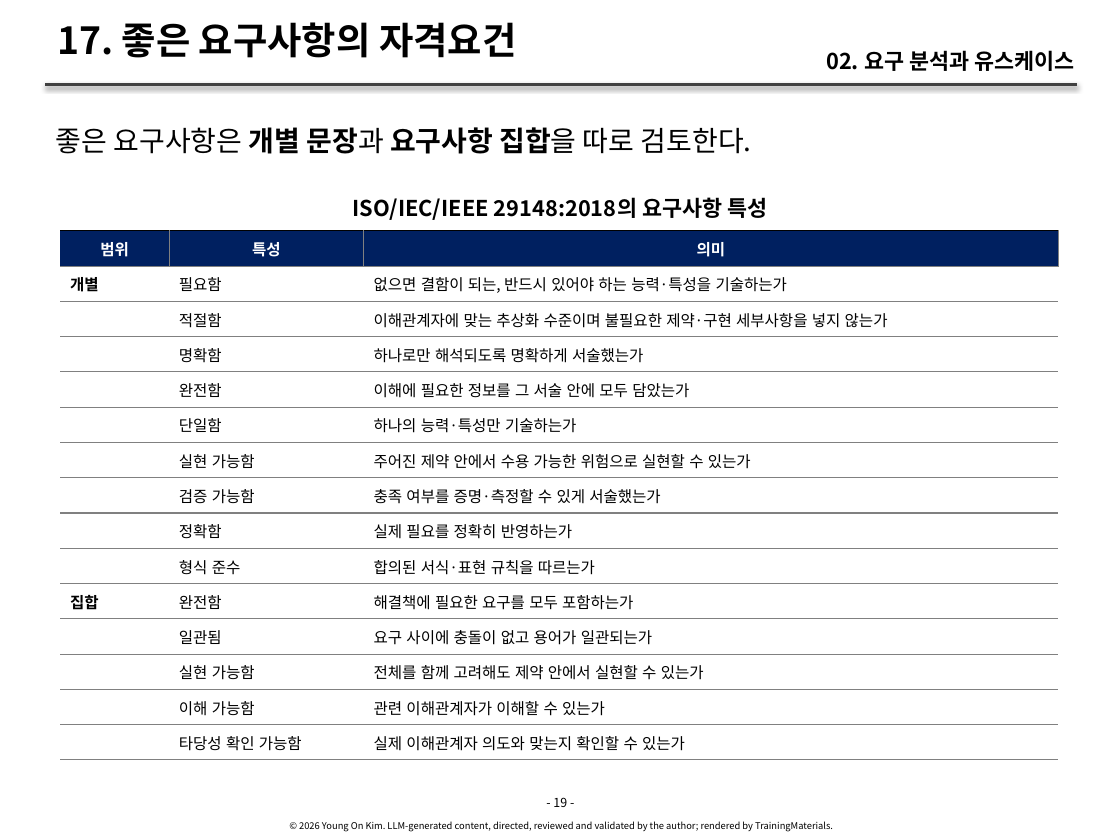
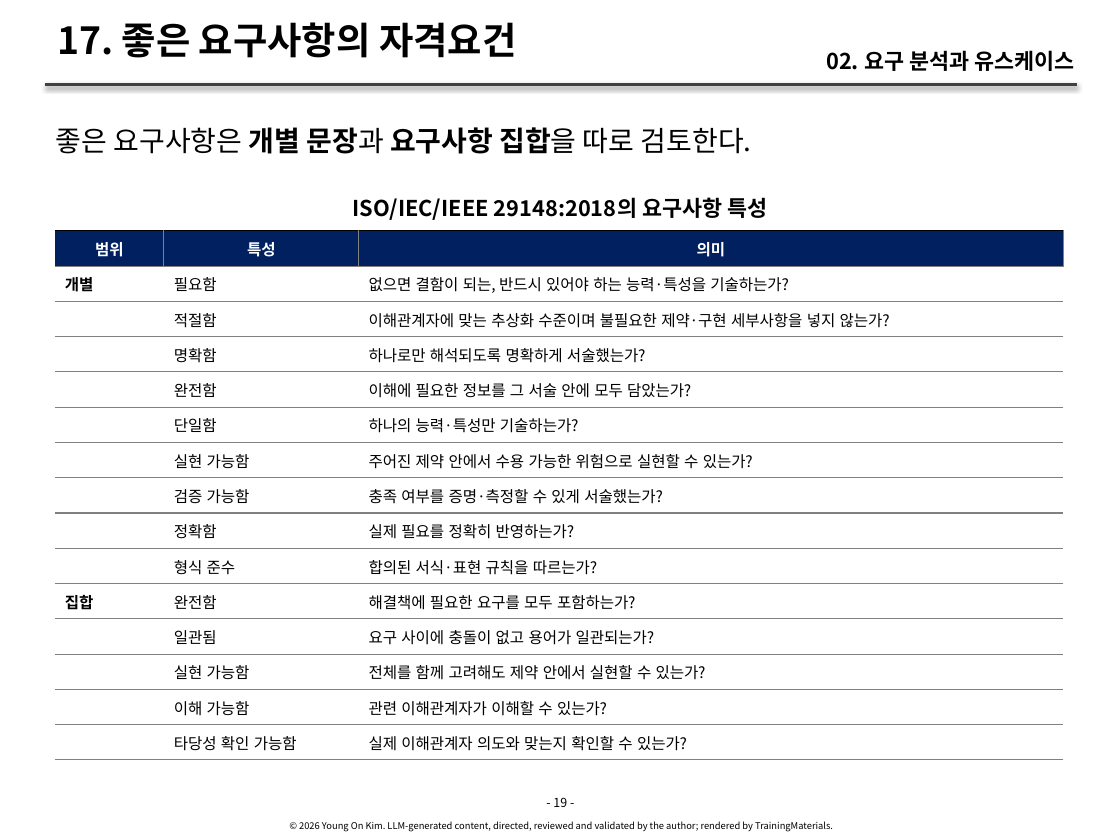
Before and after one commit to YoungSan77/TrainingMaterials, a slide deck: slide 19 of courses/ooad/sessions/s02.pptx. Drawn at 1120x840 pixels with LibreOffice and Linux fonts; fonts in the diff are those of the drawing. Boxes give left, top, right and bottom in pixels: in the first picture for what was removed or moved away, otherwise in the second. Text is boxed around its words. In the diff, an @@ line names an element or a change of style, - is before the commit and + after.

```diff
--- a/courses/ooad/sessions/s02.pptx
+++ b/courses/ooad/sessions/s02.pptx
@@ table at (55,231,1063,755) @@
-row 2, column 3: 없으면 결함이 되는, 반드시 있어야 하는 능력·특성을 기술하는가
+row 2, column 3: 없으면 결함이 되는, 반드시 있어야 하는 능력·특성을 기술하는가?
-row 3, column 3: 이해관계자에 맞는 추상화 수준이며 불필요한 제약·구현 세부사항을 넣지 않는가
+row 3, column 3: 이해관계자에 맞는 추상화 수준이며 불필요한 제약·구현 세부사항을 넣지 않는가?
-row 4, column 3: 하나로만 해석되도록 명확하게 서술했는가
+row 4, column 3: 하나로만 해석되도록 명확하게 서술했는가?
-row 5, column 3: 이해에 필요한 정보를 그 서술 안에 모두 담았는가
+row 5, column 3: 이해에 필요한 정보를 그 서술 안에 모두 담았는가?
-row 6, column 3: 하나의 능력·특성만 기술하는가
+row 6, column 3: 하나의 능력·특성만 기술하는가?
-row 7, column 3: 주어진 제약 안에서 수용 가능한 위험으로 실현할 수 있는가
+row 7, column 3: 주어진 제약 안에서 수용 가능한 위험으로 실현할 수 있는가?
-row 8, column 3: 충족 여부를 증명·측정할 수 있게 서술했는가
+row 8, column 3: 충족 여부를 증명·측정할 수 있게 서술했는가?
-row 9, column 3: 실제 필요를 정확히 반영하는가
+row 9, column 3: 실제 필요를 정확히 반영하는가?
-row 10, column 3: 합의된 서식·표현 규칙을 따르는가
+row 10, column 3: 합의된 서식·표현 규칙을 따르는가?
-row 11, column 3: 해결책에 필요한 요구를 모두 포함하는가
+row 11, column 3: 해결책에 필요한 요구를 모두 포함하는가?
-row 12, column 3: 요구 사이에 충돌이 없고 용어가 일관되는가
+row 12, column 3: 요구 사이에 충돌이 없고 용어가 일관되는가?
-row 13, column 3: 전체를 함께 고려해도 제약 안에서 실현할 수 있는가
+row 13, column 3: 전체를 함께 고려해도 제약 안에서 실현할 수 있는가?
-row 14, column 3: 관련 이해관계자가 이해할 수 있는가
+row 14, column 3: 관련 이해관계자가 이해할 수 있는가?
-row 15, column 3: 실제 이해관계자 의도와 맞는지 확인할 수 있는가
+row 15, column 3: 실제 이해관계자 의도와 맞는지 확인할 수 있는가?
@@ table: place and size @@
-table at (60,231,1058,755)
+table at (55,231,1063,755)
```
Also in this commit, not shown: 24 other slides changed, 7 slides added, 46 other files.
